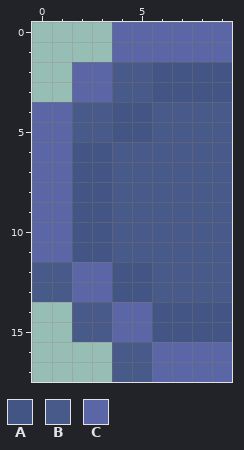
Pixel-art file, stored at assets/images/gui/aggregate_button_left.aseprite. Above: the version before the commit.
10x18 pixels, 1 frame. Colours within 5 levels of each other are drawn and written as one.
Palette (. is transparent): A #425585  B #485a8a  C #5b66a6
New version:
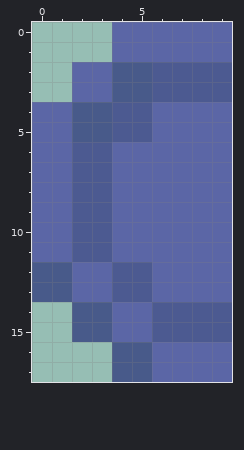
Changes in this commit:
{"colour":"A","old":"#425585","new":"#4c5a91"}
{"where": "layer \"selected\""}
{"y":4,"x":6,"old":"BBBB","new":"CCCC"}
{"y":5,"x":6,"old":"BBBB","new":"CCCC"}
{"y":6,"x":4,"old":"BBBBBB","new":"CCCCCC"}
{"y":7,"x":4,"old":"BBBBBB","new":"CCCCCC"}
{"y":8,"x":4,"old":"BBBBBB","new":"CCCCCC"}
{"y":9,"x":4,"old":"BBBBBB","new":"CCCCCC"}
{"y":10,"x":4,"old":"BBBBBB","new":"CCCCCC"}
{"y":11,"x":4,"old":"BBBBBB","new":"CCCCCC"}
{"y":12,"x":6,"old":"BBBB","new":"CCCC"}
{"y":13,"x":6,"old":"BBBB","new":"CCCC"}
